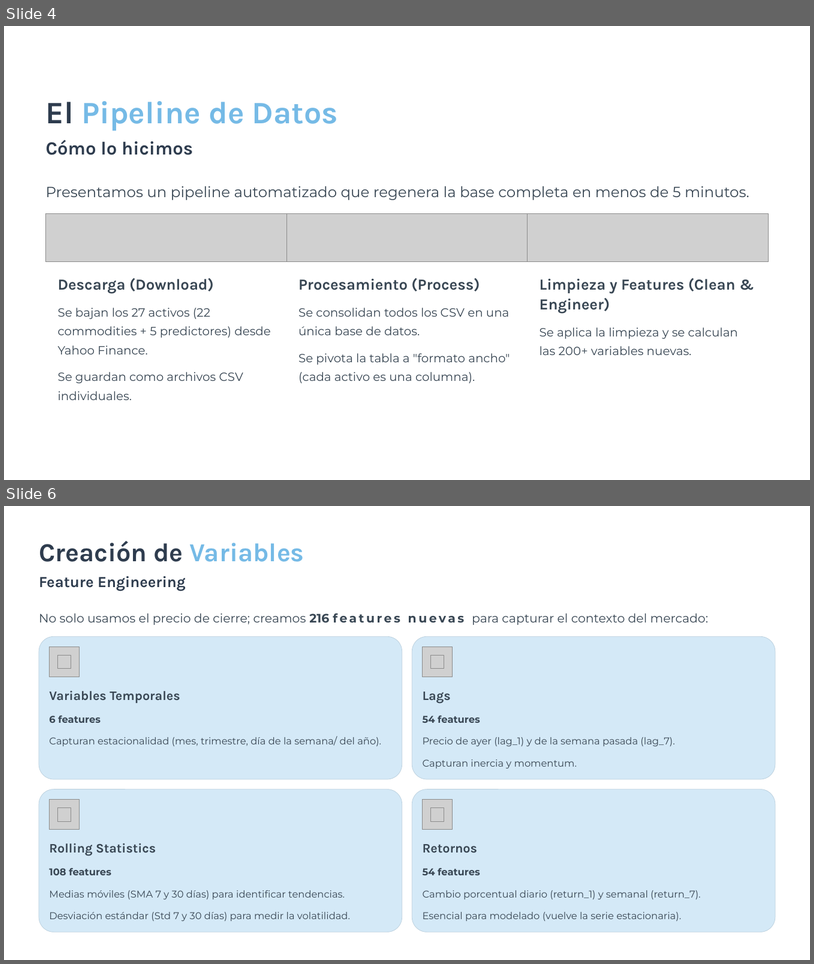
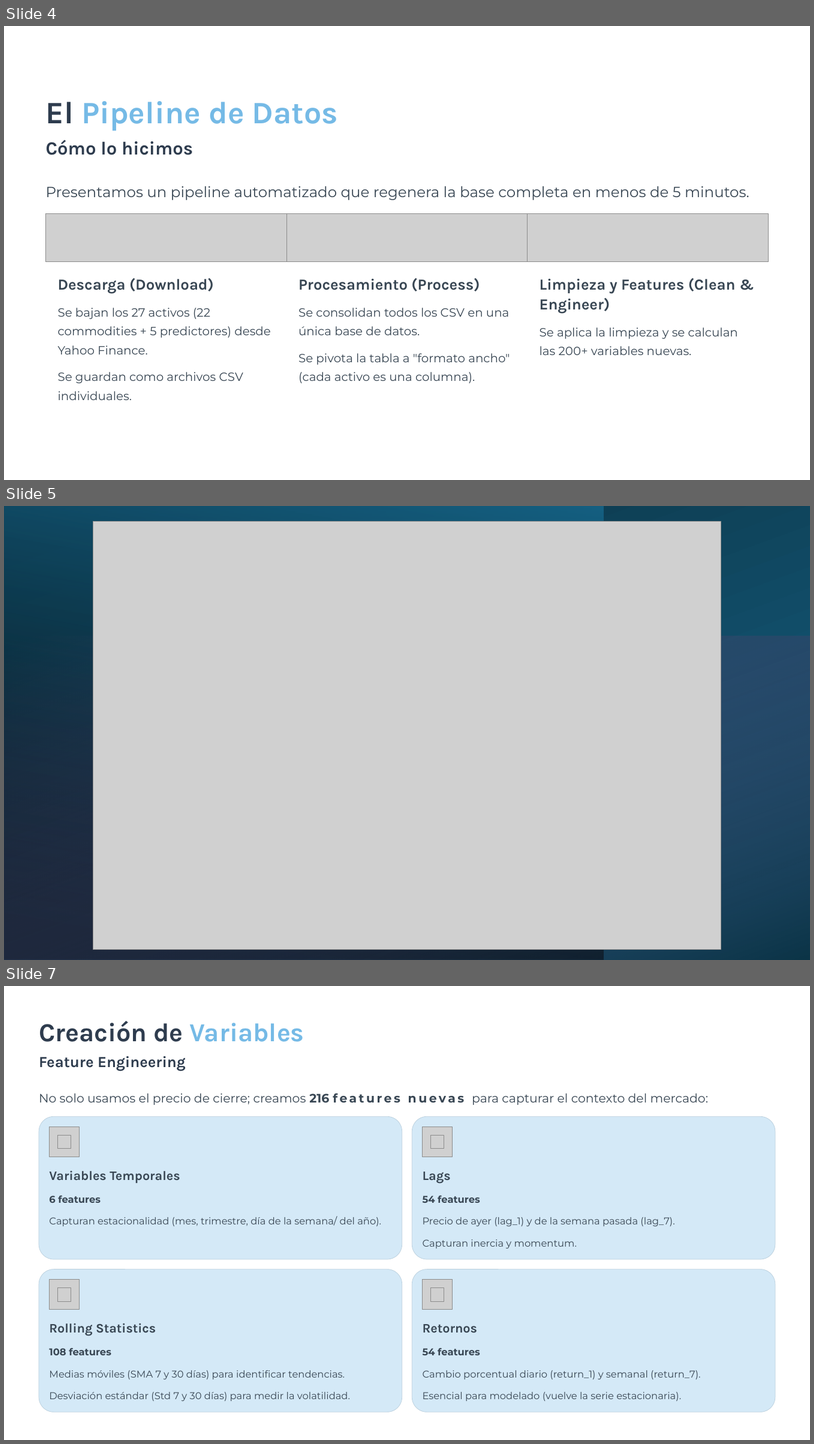
Before and after one commit to paulaleylen/BigDataUBA-Grupo10, a slide deck: TPFinal/Base-de-Datos-de-Commodities-para-Analisis-Predictivo.pptx. Shown one above the other, each under a label of ours: slides 4 and 6 before the commit, slides 4, 5 and 7 after it; the slides between them are not shown. The pictures are 814x964 and 814x1444 pixels, drawn with LibreOffice and Linux fonts; fonts in the diff are those of the drawing; grey boxes stand for pictures. Boxes give left, top, right and bottom in pixels: in the first picture for what was removed or moved away, otherwise in the second. Text is boxed around its words. In the diff, an @@ line names an element or a change of style, - is before the commit and + after.

```diff
--- a/TPFinal/Base-de-Datos-de-Commodities-para-Analisis-Predictivo.pptx
+++ b/TPFinal/Base-de-Datos-de-Commodities-para-Analisis-Predictivo.pptx
@@ slide 5 added at [4,506,810,960], background #FFFFFF @@
@@ rectangle added at [4,506,810,960], fill gradient #156082 to #0B3041 @@
@@ rectangle added at [4,506,604,960], fill gradient #000000 to #156082 @@
@@ picture added at [93,522,721,949] @@
@@ rectangle added at [4,636,810,960], fill gradient #D86ECC to #000000 @@
@@ what was slide 6 is now slide 7 @@
```
Also in this commit, not shown: 1 slide changed, 1 other file.
